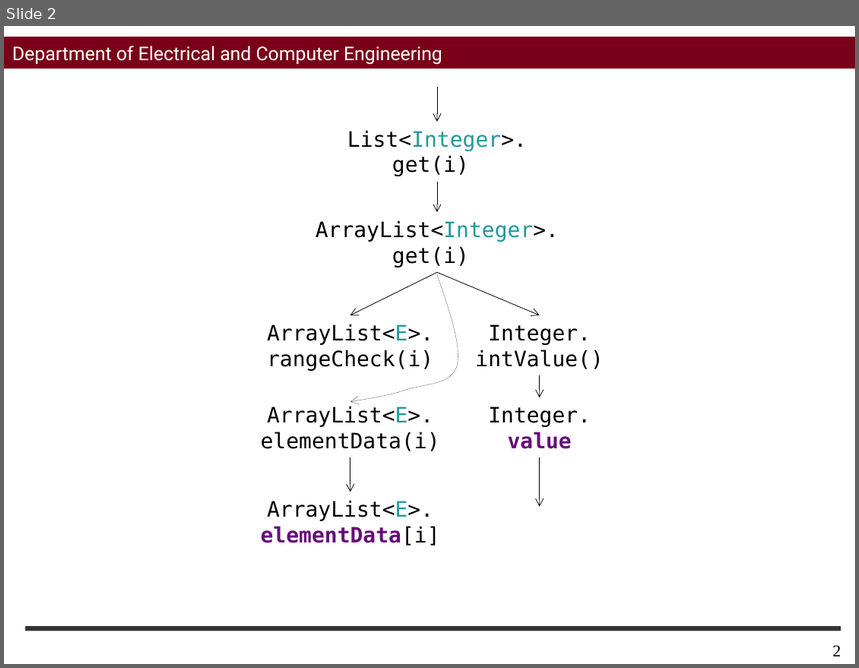
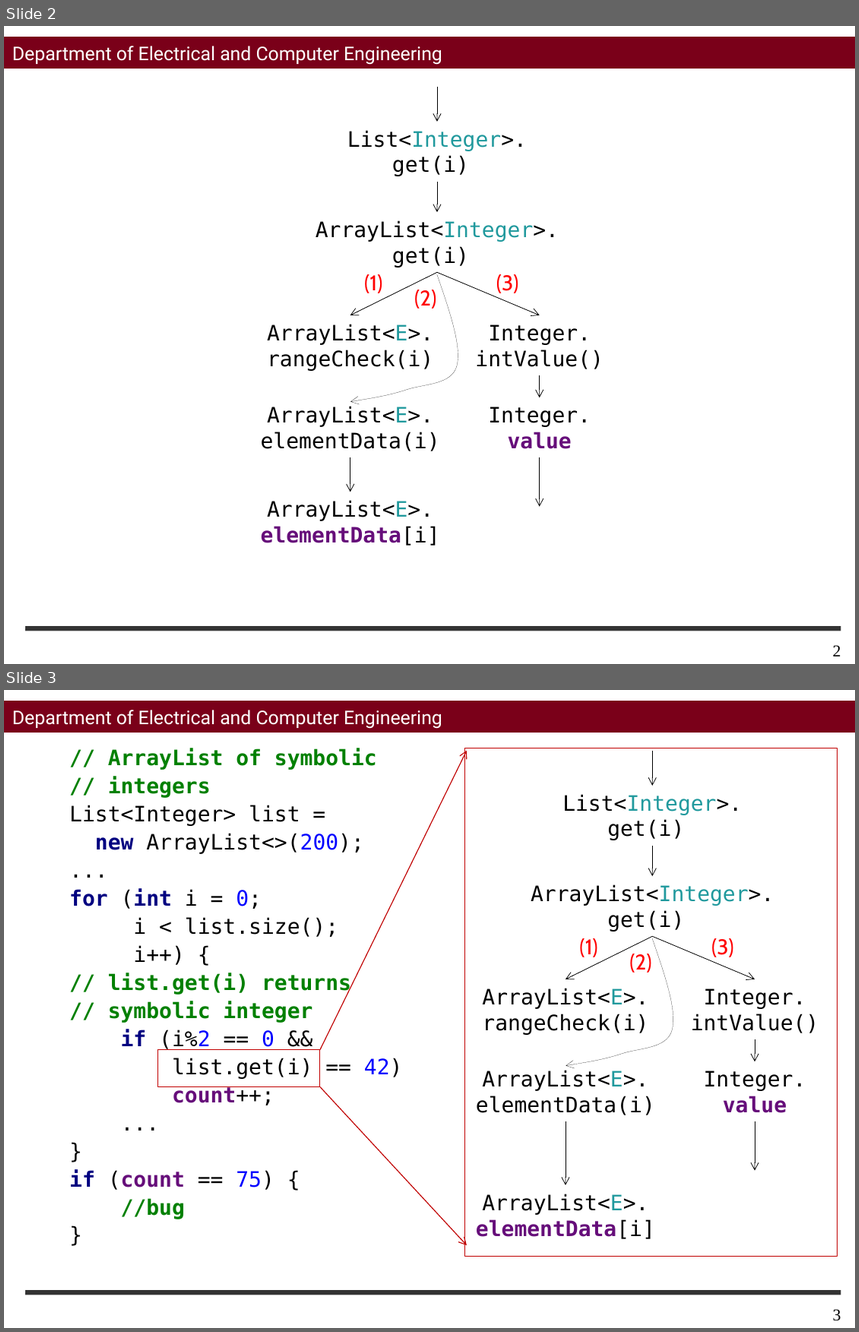
Before and after one commit to sohah/ISSTA-Veritesting, a slide deck: figures/Figures.pptx. Shown one above the other, each under a label of ours: slide 2 before the commit, slides 2 and 3 after it. The pictures are 859x668 and 859x1332 pixels, drawn with LibreOffice and Linux fonts; fonts in the diff are those of the drawing; background and template pictures are left out. Boxes give left, top, right and bottom in pixels: in the first picture for what was removed or moved away, otherwise in the second. Text is boxed around its words. In the diff, an @@ line names an element or a change of style, - is before the commit and + after.

```diff
--- a/figures/Figures.pptx
+++ b/figures/Figures.pptx
@@ slide 3 added at [4, 690, 855, 1328], background #FFFFFF; not listed: 2 template elements that a slide beside it also shows @@
@@ text added at [69, 749, 403, 1220], 18 pt, text #000000 @@
+// ArrayList of symbolic
+// integers
+List<Integer> list =
+new ArrayList<>(200);
+...
+for (int i = 0;
+i < list.size();
+i++) {
+// list.get(i) returns
+// symbolic integer
+if (i%2 == 0 &&
+list.get(i) == 42)
+count++;
+...
+}
+if (count == 75) {
+//bug
+}
@@ arrow added from (320, 1050) to (467, 751), #C00000 0.75 pt @@
@@ rectangle added at [465, 748, 837, 1256], outline #C00000 0.75 pt @@
@@ arrow added from (652, 751) to (652, 785), #000000 0.5 pt @@
@@ text added at [563, 794, 742, 840], 18 pt, text #000000 @@
+List<Integer>.
+get(i)
@@ arrow added from (652, 846) to (652, 876), #000000 0.5 pt @@
@@ text added at [531, 885, 774, 932], 18 pt, text #000000 @@
+ArrayList<Integer>.
+get(i)
@@ arrow added from (652, 937) to (566, 980), #000000 0.5 pt @@
@@ freeform shape added at [566, 939, 673, 1066], outline #000000 0.75 pt @@
@@ text added at [579, 939, 598, 958], 18 pt, text #FF0000 @@
+(1)
@@ arrow added from (652, 937) to (755, 980), #000000 0.5 pt @@
@@ text added at [712, 939, 734, 958], 18 pt, text #FF0000 @@
+(3)
@@ text added at [629, 954, 652, 973], 18 pt, text #FF0000 @@
+(2)
@@ text added at [482, 988, 648, 1035], 18 pt, text #000000 @@
+ArrayList<E>.
+rangeCheck(i)
@@ text added at [691, 989, 819, 1034], 18 pt, text #000000 @@
+Integer.
+intValue()
@@ rectangle added at [158, 1050, 320, 1087], outline #C00000 0.75 pt @@
@@ arrow added from (755, 1040) to (755, 1062), #000000 0.5 pt @@
@@ text added at [476, 1070, 655, 1116], 18 pt, text #000000 @@
+ArrayList<E>.
+elementData(i)
@@ text added at [704, 1071, 807, 1113], 18 pt, text #000000 @@
+Integer.
+value
@@ arrow added from (320, 1087) to (467, 1246), #C00000 0.75 pt @@
@@ arrow added from (566, 1122) to (566, 1186), #000000 0.5 pt @@
@@ arrow added from (755, 1122) to (755, 1171), #000000 0.5 pt @@
@@ text added at [476, 1194, 655, 1239], 18 pt, text #000000 @@
+ArrayList<E>.
+elementData[i]
@@ page number added at [833, 1309, 842, 1322], 14 pt, text #000000 @@
+3
@@ slide 2 changed as well @@
@@ text added at [364, 275, 382, 294], 18 pt, text #FF0000 @@
+(1)
@@ text added at [496, 275, 519, 294], 18 pt, text #FF0000 @@
+(3)
@@ text added at [414, 290, 436, 309], 18 pt, text #FF0000 @@
+(2)
```
Also in this commit, not shown: 1 other slide changed, 4 other files.
